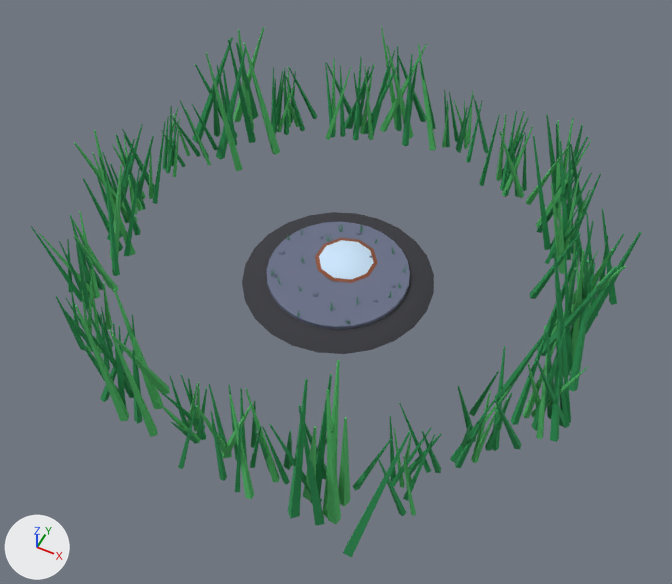
Two versions of the glTF model game/assets/3d/env/riptide_eel.glb, one commit apart.
One viewpoint serves both versions: a 50 mm lens placed at (23.7, -47.8, 57.0), pointed at (1.5, -3.5, 1.7). The lights are fixed; the arrows at lower left show +X, +Y and +Z. The picture after the commit comes second. Vertices at exactly the same position are counted once.

Objects in the first picture: 'RiptideEelGround'.
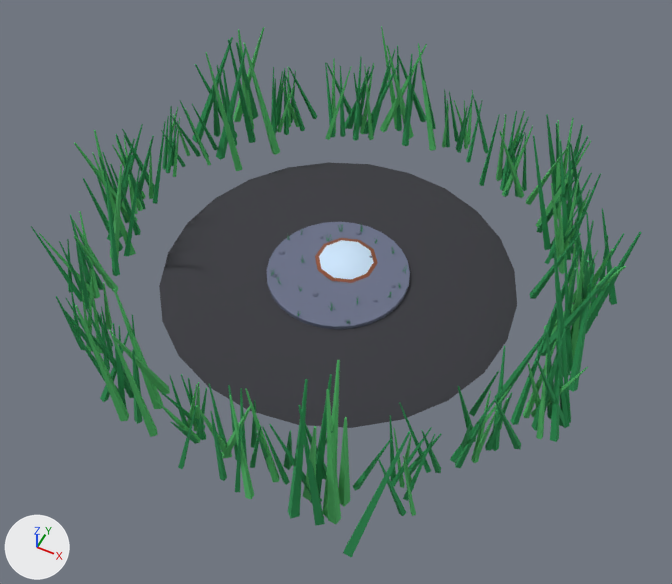
Scene script edits in JSON lines:
```json
{"block": "me_cone", "where": "me_cone.from_pydata(...)  # 3295 vertices, 5114 faces; spans x -22.1..22.0, y -22.3..22.8, z -1.0..11.6"}
{"block": "me_cone", "where": "# used by ob_riptideeelground; location = (0.0, 0.0, 0.0)"}
{"block": "me_cone", "change": "me_cone part 1: the loose piece of 48 vertices spanning x -8.1..8.1, y -8.1..8.1, z -0.9..-0.4 is scaled about its middle by (1.85, 1.85, 1)"}
```

Changed parts and their boxes (x1, y1, x2, y2) in the pictures (672 x 584 px; the box of a moved part takes in the faces that stretch with it):
```json
{"part": 1, "of": "me_cone", "change": "moved or reshaped", "before": [242, 212, 434, 354], "after": [159, 162, 517, 428]}
```
